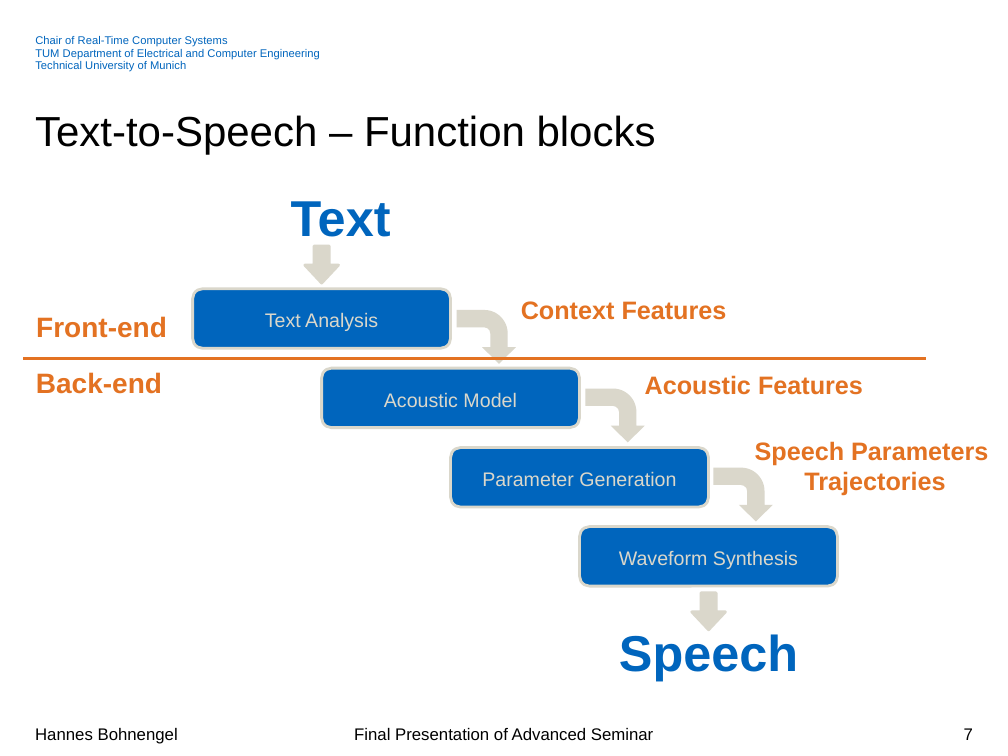
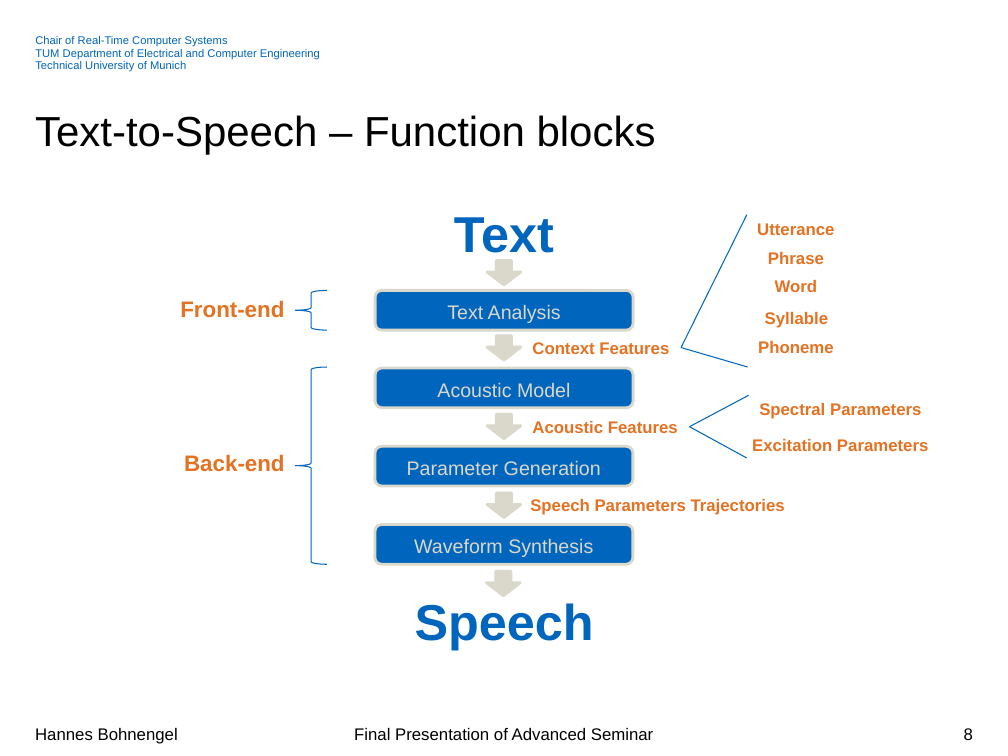
Before and after one commit to hannesb0/deeplearning, a slide deck: slide 8 of pres/Final_Presentation_V02.pptx (slide 7 before the commit). Drawn at 1008x756 pixels with LibreOffice and Linux fonts; fonts in the diff are those of the drawing; background and template pictures are left out. Boxes give left, top, right and bottom in pixels: in the first picture for what was removed or moved away, otherwise in the second. Text is boxed around its words. In the diff, an @@ line names an element or a change of style, - is before the commit and + after.

```diff
--- a/pres/Final_Presentation_V02.pptx
+++ b/pres/Final_Presentation_V02.pptx
@@ text "Text": place and size @@
-text "Text" at <box>291,201,391,246</box>
+text "Text" at <box>454,217,554,262</box>
@@ group added at <box>681,215,834,367</box>: 5 texts, 2 lines @@
+Phoneme
+Syllable
+Word
+Phrase
+Utterance
@@ down arrow: place and size @@
-down arrow at <box>304,246,338,283</box>
+down arrow at <box>487,261,520,285</box>
@@ text "Front-end": place and size @@
-text "Front-end" at <box>36,316,167,338</box>
+text "Front-end" at <box>180,300,284,318</box>
@@ text "Front-end" at <box>180,300,284,318</box>: size 20 to 16 pt @@
@@ left brace added at <box>295,290,327,330</box>, outline #0065BD 0.75 pt @@
@@ rounded rectangle "Text Analysis": place and size @@
-rounded rectangle "Text Analysis" at <box>193,288,451,348</box>
+rounded rectangle "Text Analysis" at <box>375,290,633,330</box>
@@ bent arrow removed at <box>457,310,516,364</box> @@
@@ line removed from (23, 359) to (926, 359) @@
@@ down arrow added at <box>487,336,520,360</box>, fill #DAD7CB, outline #DAD7CB 2 pt @@
@@ text "Context Features": place and size @@
-text "Context Features" at <box>521,301,727,320</box>
+text "Context Features" at <box>532,342,669,354</box>
@@ text "Context Features" at <box>532,342,669,354</box>: size 18 to 12 pt; alignment centre to left; vertical alignment top to middle @@
@@ left brace added at <box>295,367,327,564</box>, outline #0065BD 0.75 pt @@
@@ rounded rectangle "Acoustic Model": place and size @@
-rounded rectangle "Acoustic Model" at <box>322,368,580,427</box>
+rounded rectangle "Acoustic Model" at <box>375,368,633,407</box>
@@ bent arrow removed at <box>585,389,644,443</box> @@
@@ down arrow added at <box>487,414,520,438</box>, fill #DAD7CB, outline #DAD7CB 2 pt @@
@@ text "Acoustic Features" at <box>532,421,678,433</box>: size 18 to 12 pt; alignment centre to left; vertical alignment top to middle @@
@@ text "Acoustic Features": place and size @@
-text "Acoustic Features" at <box>645,375,863,395</box>
+text "Acoustic Features" at <box>532,421,678,433</box>
@@ text "Back-end" at <box>184,454,284,471</box>: size 20 to 16 pt @@
@@ text "Back-end": place and size @@
-text "Back-end" at <box>36,372,162,394</box>
+text "Back-end" at <box>184,454,284,471</box>
@@ rounded rectangle "Parameter Generation": place and size @@
-rounded rectangle "Parameter Generation" at <box>451,448,709,507</box>
+rounded rectangle "Parameter Generation" at <box>375,447,633,486</box>
@@ group added at <box>689,395,928,458</box>: 2 texts, 2 lines @@
+Spectral Parameters
+Excitation Parameters
@@ bent arrow removed at <box>714,468,773,521</box> @@
@@ down arrow added at <box>487,493,520,517</box>, fill #DAD7CB, outline #DAD7CB 2 pt @@
@@ text at <box>530,499,785,515</box>: text changed; size 18 to 12 pt @@
-Speech Parameters
-Trajectories
+Speech Parameters Trajectories
@@ rounded rectangle "Waveform Synthesis": place and size @@
-rounded rectangle "Waveform Synthesis" at <box>580,526,838,586</box>
+rounded rectangle "Waveform Synthesis" at <box>375,524,633,563</box>
@@ text "Speech": place and size @@
-text "Speech" at <box>619,634,798,681</box>
+text "Speech" at <box>415,603,594,649</box>
@@ down arrow: place and size @@
-down arrow at <box>691,593,725,630</box>
+down arrow at <box>487,572,520,596</box>
@@ page number at <box>964,728,973,740</box>: text changed @@
-7
+8
```
Also in this commit, not shown: 11 other slides changed, 5 slides added, 2 slides removed.
